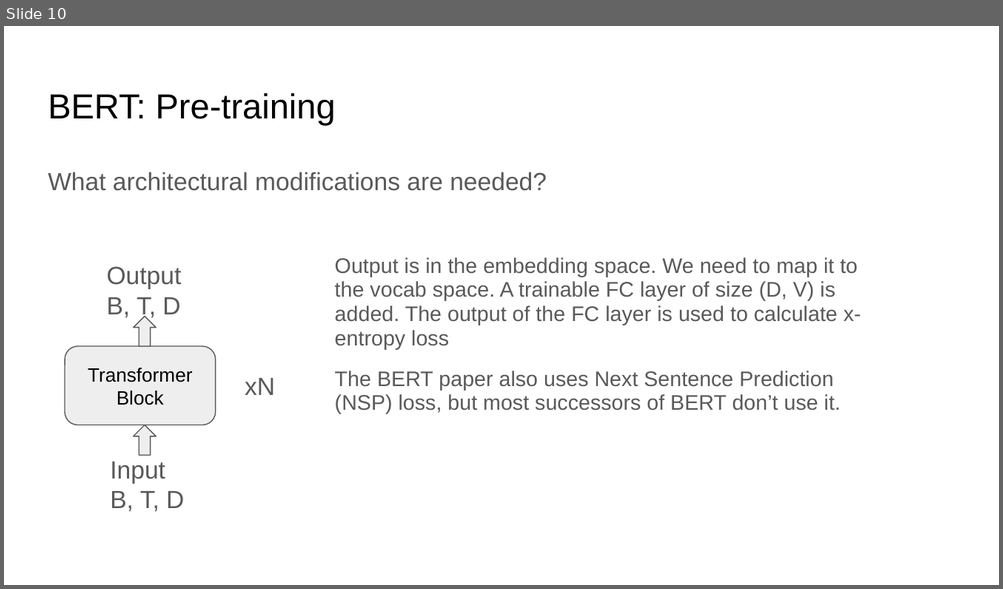
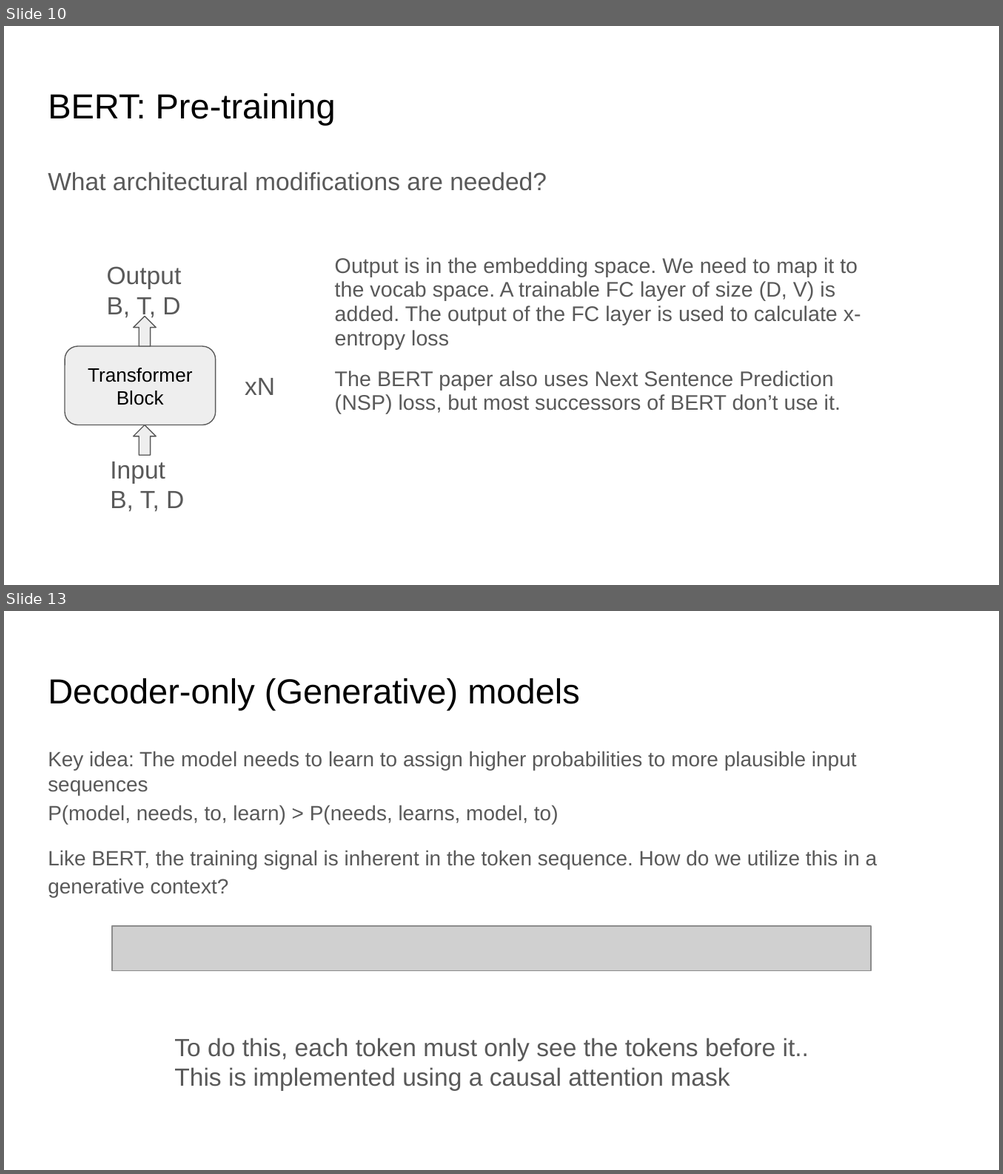
Before and after one commit to ankur6ue/deep-learning-course, a slide deck: Module 5/class_5.6/deep_learning_course_class_5.6.pptx. Shown one above the other, each under a label of ours: slide 10 before the commit, slides 10 and 13 after it; the slides between them are not shown. The pictures are 1003x589 and 1003x1174 pixels, drawn with LibreOffice and Linux fonts; fonts in the diff are those of the drawing; grey boxes stand for pictures. Boxes give left, top, right and bottom in pixels: in the first picture for what was removed or moved away, otherwise in the second. Text is boxed around its words. In the diff, an @@ line names an element or a change of style, - is before the commit and + after.

```diff
--- a/Module 5/class_5.6/deep_learning_course_class_5.6.pptx
+++ b/Module 5/class_5.6/deep_learning_course_class_5.6.pptx
@@ slide 13 added at box(4, 611, 999, 1170), background #FFFFFF @@
@@ title added at box(48, 678, 580, 710), 25.2 pt, text #000000 @@
+Decoder-only (Generative) models
@@ text added at box(48, 751, 877, 897), 15 pt, text #595959 @@
+Key idea: The model needs to learn to assign higher probabilities to more plausible input sequences
+P(model, needs, to, learn) > P(needs, learns, model, to)
+Like BERT, the training signal is inherent in the token sequence. How do we utilize this in a generative context?
@@ picture added at box(112, 926, 871, 971) @@
@@ text added at box(174, 1038, 808, 1091), 18 pt, text #595959 @@
+To do this, each token must only see the tokens before it.. This is implemented using a causal attention mask
```
Also in this commit, not shown: 3 slides changed, 4 other slides added, 1 other file.
